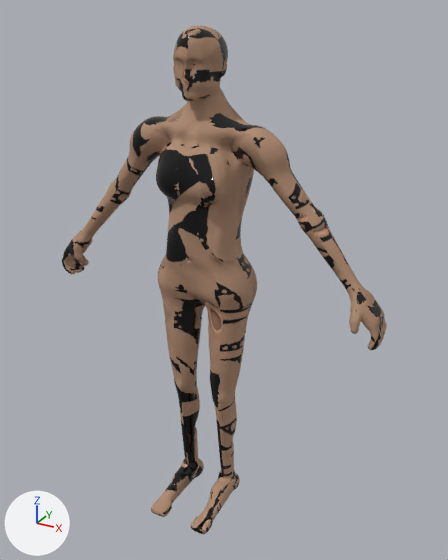
What one commit did to the glTF model game/assets/characters/body_female.gltf.
One viewpoint serves both versions: a 50 mm lens placed at (1.015, -1.707, 1.79), pointed at (0.066, 0.02, 0.927). Every picture has the same lights, and +X, +Y and +Z are marked at lower left. The older version comes first. Vertices at exactly the same position are counted once.

The older version as bpy lines, for what is in view:
```python
me_body_female_high_004 = bpy.data.meshes.new('body_female_high.004')
me_body_female_high_004.from_pydata(...)  # 15003 vertices, 29998 faces; spans x -0.63..0.63, y -0.23..0.14, z 0.0..1.74
me_body_female_high_004.materials.append(mat_body_female_baked)
ob_body_female = bpy.data.objects.new('body_female', me_body_female_high_004)
ob_body_female.location = (0.0, 0.0, 0.0)
```
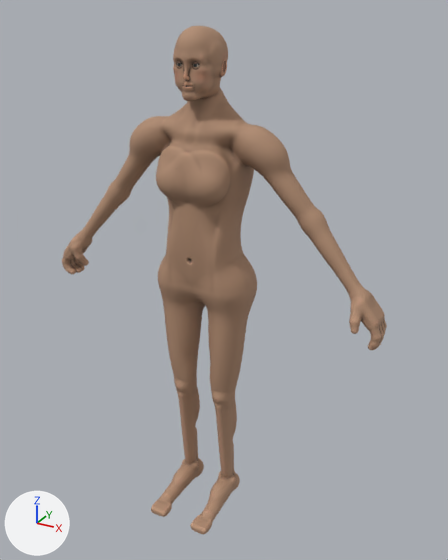
Where the change shows, as pixel boxes (x1, y1, x2, y2) in the pictures (448 x 560 px; the box of a moved part takes in the faces that stretch with it):
part 1 of me_body_female_high_004, moved or reshaped
    before: (175, 46, 385, 412)
    after: (159, 46, 385, 412)
part 2 of me_body_female_high_004, moved or reshaped
    before: (152, 472, 226, 534)
    after: (151, 472, 226, 534)
part 3 of me_body_female_high_004, moved or reshaped
    before: (65, 248, 85, 259)
    after: (64, 247, 85, 259)
part 4 of me_body_female_high_004, surface changed
    both: (62, 26, 386, 534)

What the commit changed:
me_body_female_high_004 is used by ob_body_female; location (0.0, 0.0, 0.0).
me_body_female_high_004 had 15003 vertices, 29998 faces and spanned x -0.63..0.63, y -0.23..0.14, z 0.0..1.74.
me_body_female_high_004 now has 15005 vertices, 29998 faces and spans x -0.63..0.63, y -0.23..0.14, z 0.0..1.74.
me_body_female_high_004 part 1: 91 vertices moved within x -0.07..0.63, y -0.09..0.12, z 0.42..1.68; 69 vertices removed from x -0.04..0.62, y -0.09..0.12, z 0.79..1.67; 76 vertices added at x -0.14..0.62, y -0.09..0.11, z 0.8..1.74.
me_body_female_high_004 part 2: 16 vertices moved within x -0.11..0.12, y -0.23..0.06, z 0.0..0.09; 57 vertices removed from x -0.12..0.12, y -0.23..0.07, z 0.0..0.03; 54 vertices added at x -0.12..0.12, y -0.23..0.07, z 0.0..0.04.
me_body_female_high_004 part 3: 30 vertices moved within x -0.63..-0.57, y -0.04..0.06, z 0.85..0.95; 25 vertices removed from x -0.62..-0.56, y -0.04..0.06, z 0.89..0.96; 23 vertices added at x -0.63..-0.56, y -0.04..0.06, z 0.88..0.97.
me_body_female_high_004 part 4: 27791 kept faces spanning x -0.63..0.63, y -0.23..0.14, z 0.0..1.74 get new texture (UV) coordinates.
